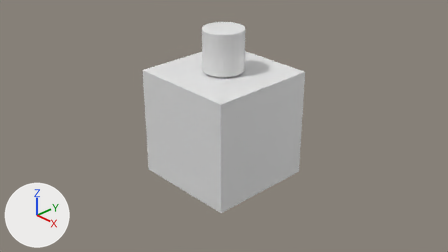
An edit to the Blender file Project/Assets/Models/entity/puzzle/GoalBlock.blend, drawn before and after from the same camera.
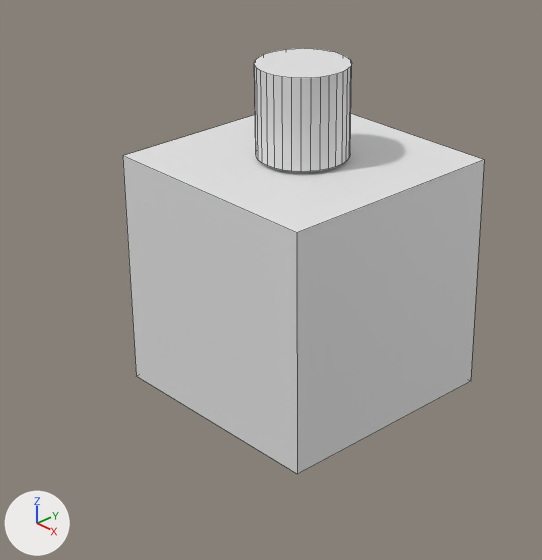
Each version appears first from the file's camera 'Camera', and next in a close-up on the part from 19% to 74% of the width and 0% to 100% of the height. Every picture has the same lights, and +X, +Y and +Z are marked at lower left. The close-ups show mesh edges as thin lines.

Objects in the first close-up: 'Cube', '円柱'.
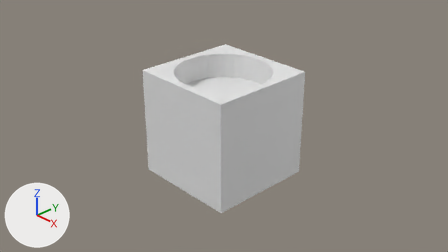
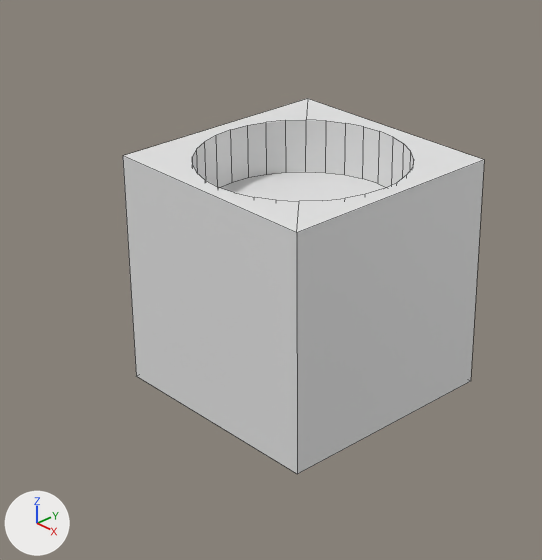
Changed parts and their boxes [x1, y1, x2, y2] in the close-ups (542 x 560 px):
```json
{"object": "Cube", "change": "reshaped", "before": [123, 114, 484, 474], "after": [123, 99, 484, 474]}
{"object": "円柱", "change": "deleted", "before": [254, 48, 352, 172]}
{"part": 1, "of": "me_cube", "change": "built on", "before": [124, 114, 484, 233], "after": [124, 99, 484, 233]}
```

Scene script edits in JSON lines:
```json
{"block": "me_cube", "where": "# used by ob_cube; location = (0.0, 0.0, 0.0)"}
{"op": "remove", "block": "me_cube", "code": "me_cube.from_pydata(...)  # 8 vertices, 6 faces; spans x -1.0..1.0, y -1.0..1.0, z -1.0..1.0"}
{"op": "add", "block": "me_cube", "code": "me_cube.from_pydata(...)  # 72 vertices, 40 faces; spans x -1.0..1.0, y -1.0..1.0, z -1.0..1.0"}
{"block": "me_cube", "change": "me_cube part 1"}
{"block": "me_cube", "change": "1 face is deleted"}
{"block": "me_cube", "change": "32 vertices are added at x -0.87..0.87, y -0.87..0.87, z 0.54"}
{"block": "me_cube", "change": "32 new vertices lie (0.0, 0.0, 0.46) away from vertices in x -0.87..0.87, y -0.87..0.87, z 0.54"}
{"block": "me_cube", "change": "35 new faces join them"}
{"op": "remove", "block": "ob_円柱", "code": ["ob_円柱 = bpy.data.objects.new('円柱', me_円柱)", "ob_円柱.location = (0.0, 0.0, 1.401)", "ob_円柱.scale = (0.369, 0.369, 0.369)"]}
```
